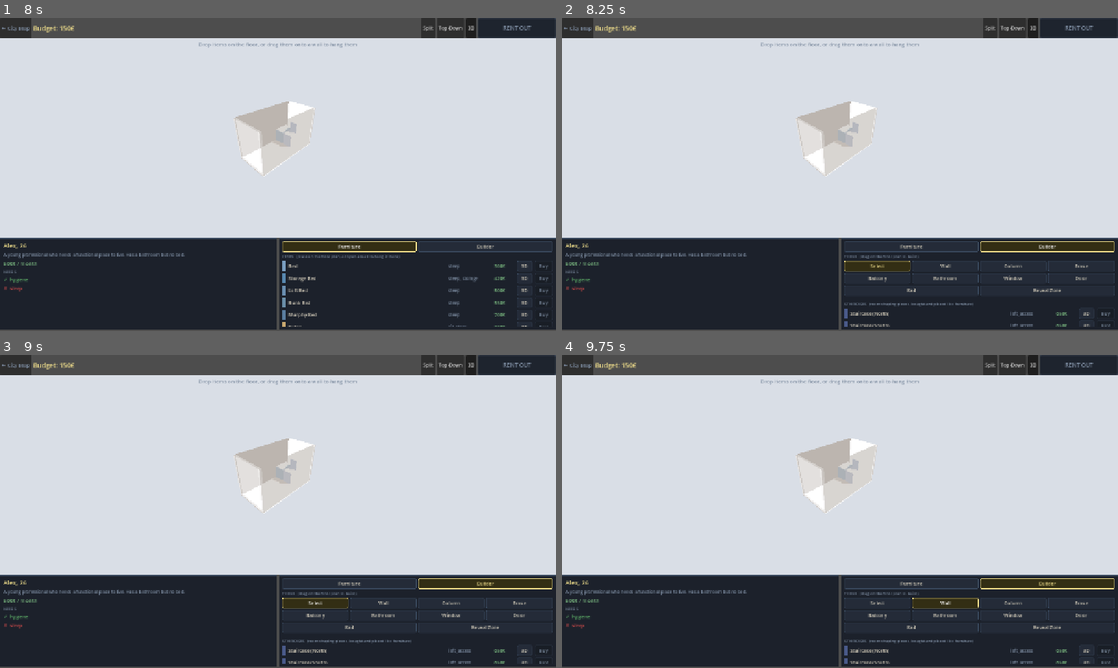
Above: before the commit, frames 1-4 (two rows, left to right).
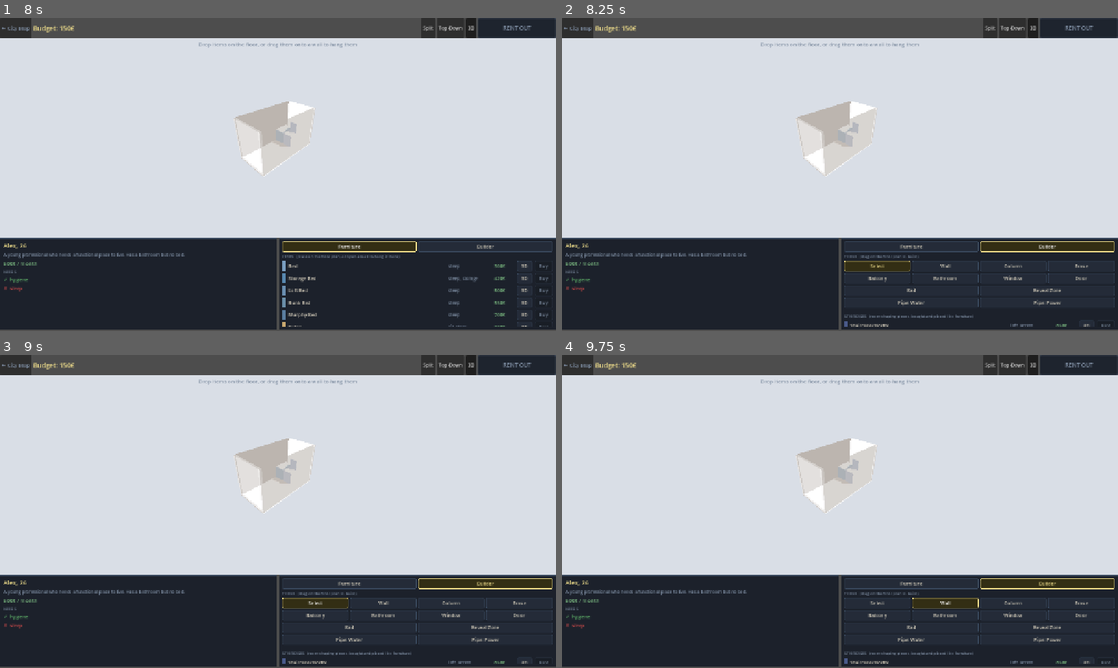
Above: after the commit, the same moments.

Repository: Bobovino/MakeItFit
Game: Godot game, scene res://scenes/CityMap.tscn
Two runs of this game, one before a commit and one after it. Both use one fixed random seed, a clock stepped at 60 frames per second and the inputs below.
Inputs:
- Up to frame 1 (8 s): click "★ Replay" at 0.5 s; click "★ Replay" at 1.25 s; click "★ Replay" at 2 s; click "ENTER →" at 2.75 s; click "← City Map" at 3.5 s; click "ENTER →" at 4.25 s; click "Split" at 5 s; click "Top-Down" at 5.75 s; click "3D" at 6.5 s; click "Furniture" at 7.25 s
- Up to frame 2 (8.25 s): click "Builder" at 8 s
- Up to frame 3 (9 s): click "Select" at 8.75 s
- Up to frame 4 (9.75 s): click "Wall" at 9.5 s

Frame 1 is identical in both runs. In frame 2, 0.5% of the frame differs, in the area x 50-100%, y 89-99%; in frame 3, 0.5%; in frame 4, 0.5%.

Commit message:
Builder tab: add plumbing/electricity pipe route tool
Adds Pipe: Water and Pipe: Power to the Builder tab's fourth row.
Unlike every other Builder tool, this had no LevelEditor precedent —
Wall.gd's pipe_routes/connection_points/get_unconnected_needs (task
#10) existed but were never reachable from gameplay, and were only
ever rendered on the subfloor Floor node, which every level's
hidden_floors list keeps off the player-facing floor switcher.

Rather than trying to expose the hidden subfloor, the tool draws
directly onto the current (visible) floor: pipe_routes/connection_points
are plain Floor fields on every floor, not subfloor-exclusive, so
toggling that floor's own GridDraw.show_subfloor while a pipe tool
(or Erase, since it's the shared removal tool) is active renders the
route overlay in place without any floor-switching. Drawing is
freeform — a drag records every tile visited, unlike the straight-line
Wall/Rail/Reveal tools — so erasing needed a distance-to-polyline hit
test (pipe_route_type_near) rather than exact tile membership; an
initial exact-match version silently failed to find anything between
the sparsely recorded drag samples.

Scope note: this makes routes drawable/erasable and visible; nothing
yet calls the existing get_unconnected_needs to surface unmet
water/power needs to the player (e.g. blocking rent-out) — that
would be a separate gameplay-consequence task.

Diff:
--- a/scripts/Inventory.gd
+++ b/scripts/Inventory.gd
@@ -140,6 +140,7 @@
 		[["", "Select"], ["wall", "Wall"], ["column", "Column"], ["erase", "Erase"]],
 		[["balcony", "Balcony"], ["bathroom", "Bathroom"], ["window", "Window"], ["door", "Door"]],
 		[["rail", "Rail"], ["reveal", "Reveal Zone"]],
+		[["pipe_water", "Pipe: Water"], ["pipe_power", "Pipe: Power"]],
 	]
 	for row_specs: Array in rows:
 		var row := HBoxContainer.new()
--- a/scripts/Main.gd
+++ b/scripts/Main.gd
@@ -66,6 +66,8 @@
 var _builder_cur_tile:    Vector2i  = Vector2i.ZERO
 var _builder_ghost:       Line2D    = null
 var _builder_press_consumed: bool   = false  # only consume the matching release
+var _builder_pipe_tiles:  Array     = []  # Vector2i path being drawn for pipe_water/pipe_power
+var _builder_pipe_ghost:  Line2D    = null
 var _paint_pieces:      Dictionary = {}  # floor_id -> {type_id: PaintedFurniture}
 var _active_paint_type: String     = ""
 var _painting:          bool       = false
@@ -1525,6 +1527,21 @@
 	_active_builder_tool = tool_id
 	for fid in _floors:
 		(_floors[fid] as Floor).input_suppressed = (tool_id != "")
+	# Pipe routes/connection points live on every Floor but are normally only
+	# rendered on the (player-inaccessible, hidden_floors) subfloor layer —
+	# show them directly on the current floor's own plan while a pipe tool
+	# is active, since that's the floor the routes are actually being drawn
+	# and read against (get_unconnected_needs checks furniture on this same
+	# floor, not a separate subfloor node).
+	# Keep pipes visible for "erase" too — Erase is the shared removal tool
+	# for everything the Builder tab adds, including pipe routes.
+	var show_pipes := tool_id == "pipe_water" or tool_id == "pipe_power" or tool_id == "erase"
+	var cur_fl := _floors.get(_current_floor_id) as Floor
+	if cur_fl:
+		var gd := cur_fl.get_node_or_null("GridDraw") as GridDraw
+		if gd:
+			gd.show_subfloor = show_pipes
+			gd.queue_redraw()
 
 
 func _builder_tile_at(fl: Floor) -> Vector2i:
@@ -1588,6 +1605,10 @@
 						_refresh_functions()
 					else:
 						Audio.play("error")
+				"pipe_water", "pipe_power":
+					_builder_drawing    = true
+					_builder_pipe_tiles = [tile]
+					_update_builder_pipe_ghost(fl)
 			# Consume the event so Floor.gd's own _input() (wall-edge-click
 			# detection, used by the normal Select mode) doesn't also react
 			# to the same press/release and pop open the Wall Inspector.
@@ -1605,6 +1626,8 @@
 				_commit_builder_rail(fl)
 			elif _builder_drawing and _active_builder_tool == "reveal":
 				_commit_builder_reveal(fl)
+			elif _builder_drawing and (_active_builder_tool == "pipe_water" or _active_builder_tool == "pipe_power"):
+				_commit_builder_pipe(fl)
 			_builder_drawing = false
 			_clear_builder_ghost()
 			get_viewport().set_input_as_handled()
@@ -1620,6 +1643,10 @@
 					tile.x = _builder_press_tile.x
 				_builder_cur_tile = tile
 				_update_builder_ghost(fl)
+			"pipe_water", "pipe_power":
+				if _builder_pipe_tiles.is_empty() or tile != _builder_pipe_tiles[-1]:
+					_builder_pipe_tiles.append(tile)
+					_update_builder_pipe_ghost(fl)
 			"balcony", "bathroom":
 				if tile != _builder_cur_tile:
 					_builder_cur_tile = tile
@@ -1668,6 +1695,36 @@
 		return
 	fl.add_reveal_zone(ps.x, ps.y, pe.x, pe.y)
 	Audio.play("place")
+
+
+func _commit_builder_pipe(fl: Floor) -> void:
+	var pipe_type := "water" if _active_builder_tool == "pipe_water" else "power"
+	if _builder_pipe_tiles.size() < 2:
+		_builder_pipe_tiles = []
+		_clear_builder_pipe_ghost()
+		return
+	fl.add_pipe_route(pipe_type, _builder_pipe_tiles.duplicate())
+	Audio.play("place")
+	_builder_pipe_tiles = []
+	_clear_builder_pipe_ghost()
+
+
+func _update_builder_pipe_ghost(fl: Floor) -> void:
+	if not is_instance_valid(_builder_pipe_ghost):
+		_builder_pipe_ghost = Line2D.new()
+		_builder_pipe_ghost.width = 2.5
+		_builder_pipe_ghost.default_color = Color(0.95, 0.65, 0.25, 0.9)
+		fl.add_child(_builder_pipe_ghost)
+	var pts := PackedVector2Array()
+	for t in _builder_pipe_tiles:
+		pts.append((Vector2(t) + Vector2(0.5, 0.5)) * Floor.TILE_SIZE)
+	_builder_pipe_ghost.points = pts
+
+
+func _clear_builder_pipe_ghost() -> void:
+	if is_instance_valid(_builder_pipe_ghost):
+		_builder_pipe_ghost.queue_free()
+	_builder_pipe_ghost = null
 
 
 func _update_builder_ghost(fl: Floor) -> void:
@@ -1691,7 +1748,9 @@
 func _cancel_builder_drawing() -> void:
 	_builder_drawing = false
 	_builder_press_consumed = false
+	_builder_pipe_tiles = []
 	_clear_builder_ghost()
+	_clear_builder_pipe_ghost()
 
 
 func _get_or_create_paint_piece(type_id: String, fl: Floor) -> PaintedFurniture:
--- a/scripts/Wall.gd
+++ b/scripts/Wall.gd
@@ -513,11 +513,11 @@
 # General Builder-tab erase: tries a nearby wall segment first (only ones the
 # player could have added or that are otherwise demolishable), then a column
 # at the given tile, then a painted floor-kind tag, then a reveal zone, then a
-# rail track. Reveal zones are checked before rails deliberately — a reveal
-# zone is a narrow sub-range nested inside a rail, so a click aimed at one is
-# also near the rail it sits on; checking rails first would let an Erase
-# click meant to remove a small reveal zone take out the whole rail instead.
-# Returns true if something was actually removed.
+# rail track, then a pipe route. Reveal zones are checked before rails
+# deliberately — a reveal zone is a narrow sub-range nested inside a rail, so
+# a click aimed at one is also near the rail it sits on; checking rails first
+# would let an Erase click meant to remove a small reveal zone take out the
+# whole rail instead. Returns true if something was actually removed.
 func erase_near(local_pos: Vector2, tile: Vector2i) -> bool:
 	var idx := find_segment_near(local_pos, 1.5)
 	if idx >= 0:
@@ -541,6 +541,10 @@
 	if erase_reveal_zone_near(local_pos):
 		return true
 	if erase_rail_near(local_pos):
+		return true
+	var pipe_type := pipe_route_type_near(local_pos, 1.5)
+	if pipe_type != "":
+		clear_pipe_route(pipe_type)
 		return true
 	return false
 
@@ -1104,13 +1108,41 @@
 
 
 func add_pipe_route(type: String, tiles: Array) -> void:
-	# Remove existing route of same type first
+	# Remove existing route of same type first — one continuous route per type.
 	pipe_routes = pipe_routes.filter(func(r): return r["type"] != type)
 	pipe_routes.append({"type": type, "tiles": tiles})
+	if grid_draw:
+		grid_draw.queue_redraw()
 
 
 func clear_pipe_route(type: String) -> void:
 	pipe_routes = pipe_routes.filter(func(r): return r["type"] != type)
+	if grid_draw:
+		grid_draw.queue_redraw()
+
+
+# Builder-tab erase hit-test: which route type (if any) passes near this
+# point. Distance-to-polyline (not exact tile membership) since a freeform
+# drawn path only records the tiles actually visited during the drag — a
+# click between two recorded points would otherwise never register a hit.
+func pipe_route_type_near(local_pos: Vector2, snap_tiles: float = 1.5) -> String:
+	var snap := float(TILE_SIZE) * snap_tiles
+	var best_d := snap
+	var best_type := ""
+	for route in pipe_routes:
+		var tiles: Array = route["tiles"]
+		for i in range(tiles.size() - 1):
+			var pa := (Vector2(tiles[i] as Vector2i) + Vector2(0.5, 0.5)) * TILE_SIZE
+			var pb := (Vector2(tiles[i + 1] as Vector2i) + Vector2(0.5, 0.5)) * TILE_SIZE
+			var seg := pb - pa
+			var seg_len := seg.length()
+			if seg_len < 1.0:
+				continue
+			var t := clampf((local_pos - pa).dot(seg) / (seg_len * seg_len), 0.0, 1.0)
+			var d := local_pos.distance_to(pa + seg * t)
+			if d < best_d:
+				best_d = d; best_type = route["type"] as String
+	return best_type
 
 
 func get_unconnected_needs(furniture_list: Array) -> Dictionary:
